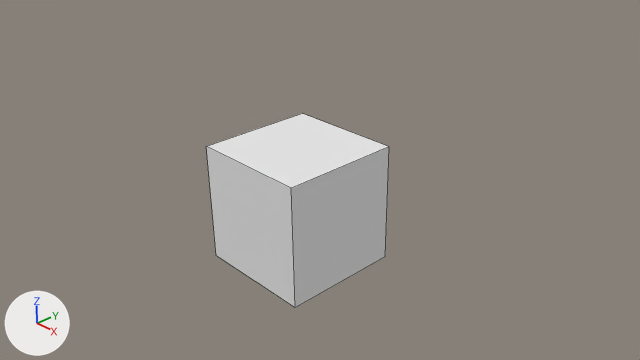
An edit to the Blender file extra/jeep.blend, drawn before and after from the same camera.
The view is the same before and after, from the file's camera 'Camera'. Every picture has the same lights, and +X, +Y and +Z are marked at lower left. Mesh edges are drawn as thin lines.
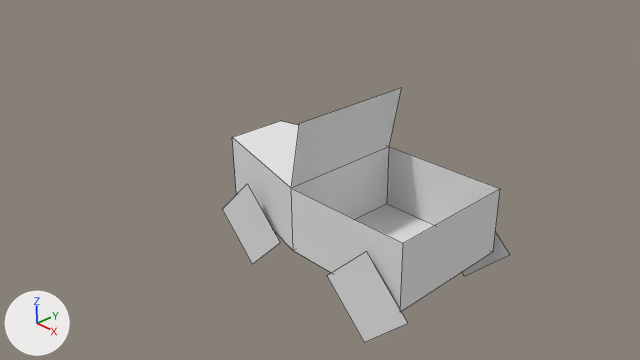
Pixel boxes [x1, y1, x2, y2] of what changed, in the pictures (640 x 360 px):
'Cube', reshaped (57% wider, 31% taller): before [206, 114, 389, 307]; after [222, 88, 509, 342]
part 1 of me_cube, built on: after [222, 88, 509, 342]

What the commit changed:
me_cube has 8 vertices, 6 faces and spans x -1.0..1.0, y -1.0..1.0, z -1.0..1.0.
me_cube is used by ob_cube; location (0.0, 0.0, 0.0).
Verts and faces of me_cube; kept vertices keep their numbers, new ones are numbered from 8.
Before the commit, vertices of me_cube: 0 (1.0, 1.0, -1.0) at pixel (385, 256), 1 (1.0, -1.0, -1.0) at pixel (295, 307), 2 (-1.0, -1.0, -1.0) at pixel (216, 255), 3 (-1.0, 1.0, -1.0), 4 (1.0, 1.0, 1.0) at pixel (389, 146).
Before the commit, vertices of me_cube: 5 (1.0, -1.0, 1.0) at pixel (291, 188), 6 (-1.0, -1.0, 1.0) at pixel (206, 146), 7 (-1.0, 1.0, 1.0) at pixel (302, 113).
Part 1, on me_cube:
Faces deleted: (0, 1, 2, 3).
Vertex 0 moves to (1.0, 1.0, 0.0), pixel (387, 203).
Vertex 1 moves to (1.0, -1.0, 0.0), pixel (293, 250).
Vertex 2 moves to (-1.0, -0.5, 0.0), pixel (236, 193).
Vertex 3 moves to (-1.0, 0.5, 0.0).
Vertex 6 moves to (-1.0, -0.5, 1.0), pixel (232, 137).
Vertex 7 moves to (-1.0, 0.5, 1.0), pixel (280, 120).
New vertices 8 to 11 stand at vertices 0, 1, 4, 5, in that order, plus (2.0, 0.0, 0.0).
New vertex 12 is at (-0.71, -1.0, 0.0), pixel (222, 209).
New vertex 13 is at (0.0, -1.0, -0.71), pixel (252, 264).
New vertex 14 is at (-0.71, 1.0, 0.0).
New vertex 15 is at (0.0, 1.0, -0.71).
New vertex 16 is at (1.79, -1.1, 0.0), pixel (326, 275).
New vertex 17 is at (2.5, -1.1, -0.71), pixel (364, 342).
New vertex 18 is at (1.79, 1.1, 0.0).
New vertex 19 is at (2.5, 1.1, -0.71), pixel (464, 276).
New vertices 20 to 27 stand at vertices 12 to 19, in that order, plus (0.71, 0.0, 0.71).
New vertex 28 is at (1.0, 1.0, 1.0), pixel (389, 146).
New vertex 29 is at (1.0, -1.0, 1.0), pixel (291, 188).
New vertex 30 is at (1.2, 1.0, 2.0), pixel (401, 87).
New vertex 31 is at (1.2, -1.0, 2.0), pixel (299, 123).
New faces: (28, 30, 31, 29), (0, 1, 9, 8), (8, 9, 11, 10), (0, 8, 10, 4), (1, 5, 11, 9), (12, 20, 21, 13).
New faces: (14, 22, 23, 15), (16, 24, 25, 17), (18, 26, 27, 19).
